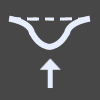
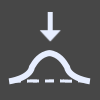
Comparing the layer stacks of the two 100x100 images. Changes:
renamed "Background" to "terrain_lower_level_icon.png", moved it above "Background", painted on it over [8, 11, 91, 89]
renamed "Background #1" to "Background", painted on it over [8, 11, 91, 89]
removed layer "Pasted Layer" over [39, 58, 61, 89]
removed layer "Visible" over [8, 15, 91, 50]
